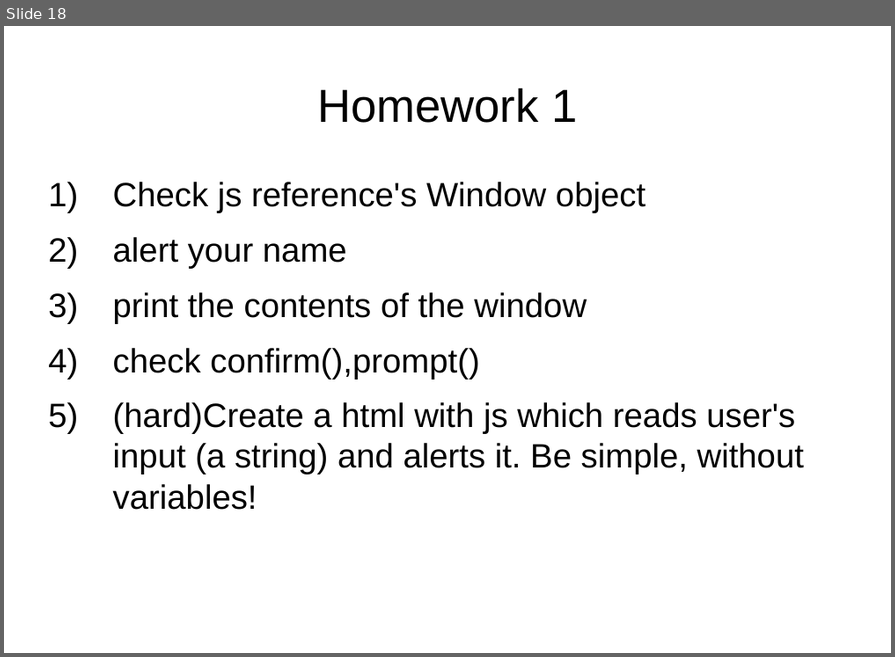
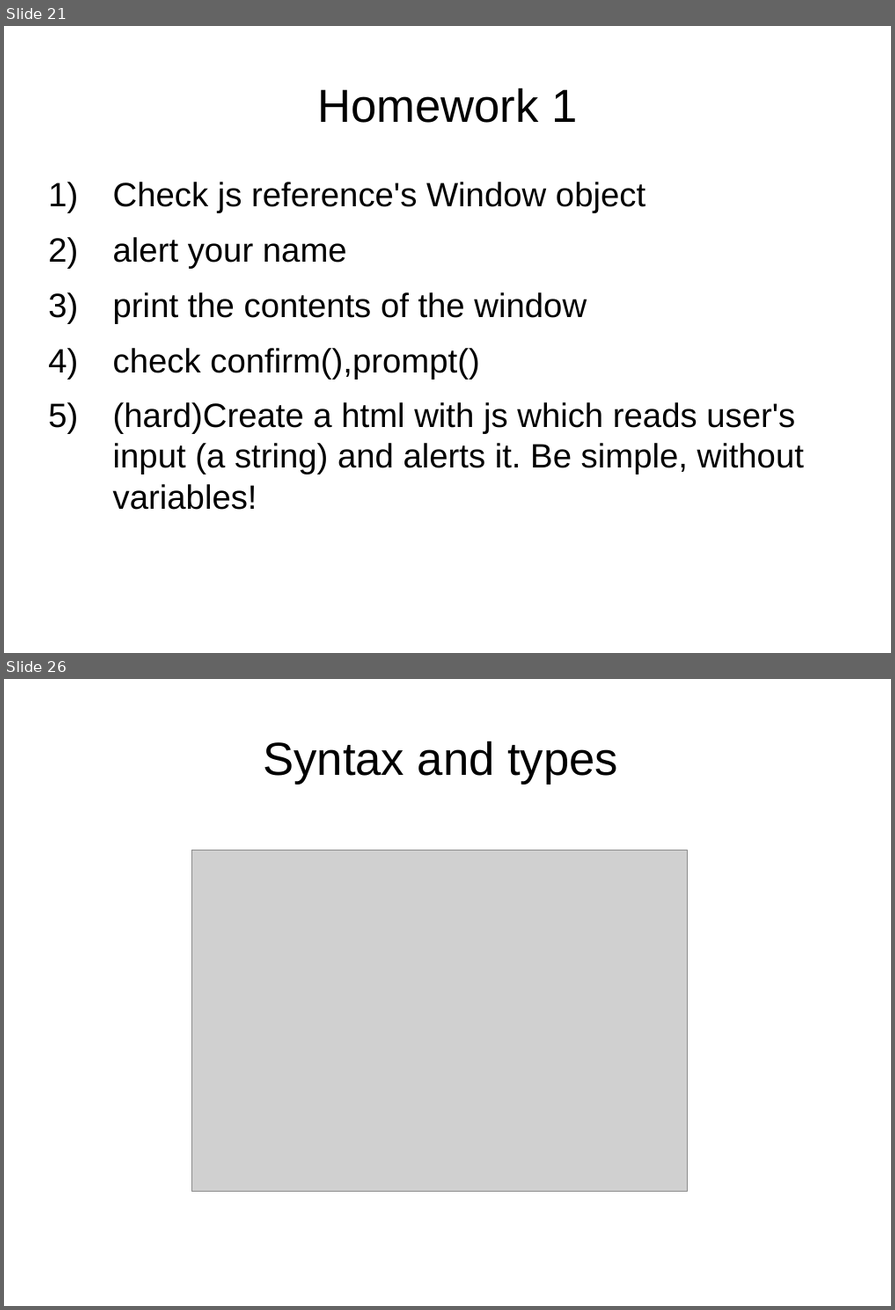
Before and after one commit to peterborkuti/other, a slide deck: JavaScriptBasics/jsbasics-slide.odp. Shown one above the other, each under a label of ours: slide 18 before the commit, slides 21 and 26 after it; the slides between them are not shown. The pictures are 895x657 and 895x1310 pixels, drawn with LibreOffice and Linux fonts; fonts in the diff are those of the drawing; grey boxes stand for pictures. Boxes give left, top, right and bottom in pixels: in the first picture for what was removed or moved away, otherwise in the second. Text is boxed around its words. In the diff, an @@ line names an element or a change of style, - is before the commit and + after.

```diff
--- a/JavaScriptBasics/jsbasics-slide.odp
+++ b/JavaScriptBasics/jsbasics-slide.odp
@@ slide 26 added at <box>4,679,891,1306</box>, background #FFFFFF @@
@@ title added at <box>263,741,618,784</box>, 44 pt, text #000000 @@
+Syntax and types
@@ picture added at <box>191,850,687,1191</box> @@
@@ picture added at <box>288,850,652,1083</box> @@
@@ what was slide 18 is now slide 21 @@
```
Also in this commit, not shown: 3 slides changed, 9 other slides added, 1 other file.
